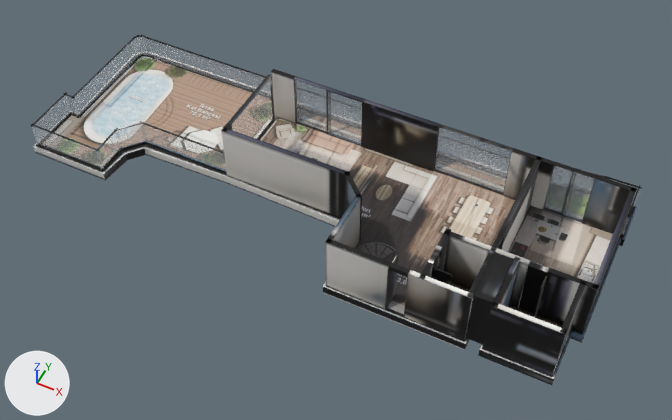
An edit to the glTF model akasya-3d/kent-56/model.glb, drawn before and after from the same camera.
Before and after are seen from a camera (50 mm lens) standing at (11.0, -20.7, 24.8) and looking at (1.0, -0.8, -0.1). The axes (+X, +Y, +Z) are drawn at lower left. The lights are the same throughout. The picture after the commit comes second. Where no turn or scale is listed for an object, it has been applied to the vertices. Vertices at exactly the same position are counted once.

The scene before the commit, as lines of its bpy script (objects in view):
```python
me_mesh_0 = bpy.data.meshes.new('Mesh_0')
me_mesh_0.from_pydata(...)  # 1994 vertices, 3588 faces; spans x 0.0..21.3, y -8.4..0.0, z 0.0..2.6
me_mesh_0.materials.append(mat_baked)
me_mesh_16 = bpy.data.meshes.new('Mesh_16')
me_mesh_16.from_pydata(...)  # a box spanning x 0.16..0.17, y -7.32..-5.21, z 0.36..1.36
me_mesh_16.materials.append(mat_glass_rt)  # white #edf3f9
me_mesh_6 = bpy.data.meshes.new('Mesh_6')
me_mesh_6.from_pydata(...)  # 8 vertices, 12 faces; spans x 3.63..7.53, y -5.32..-5.31, z 0.36..1.36
me_mesh_6.materials.append(mat_glass_rt)  # white #edf3f9
ob_mesh_0 = bpy.data.objects.new('Mesh_0', me_mesh_0)
ob_mesh_0.location = (-10.66, 4.28, -0.36)
ob_mesh_16 = bpy.data.objects.new('Mesh_16', me_mesh_16)
ob_mesh_16.location = (-10.66, 4.28, -0.36)
ob_mesh_6 = bpy.data.objects.new('Mesh_6', me_mesh_6)
ob_mesh_6.location = (-10.66, 4.28, -0.36)
# also in view: 'Mesh_18' at (-3.2, 0.8, 1.1); 'Mesh_3' at (-1.8, 3.3, 0.5); 'Mesh_20' at (4.8, 2.5, 1.1); 'Mesh_15' at (-10.1, 1.0, 0.5); 'Mesh_21' at (8.4, 2.5, 1.1)
```
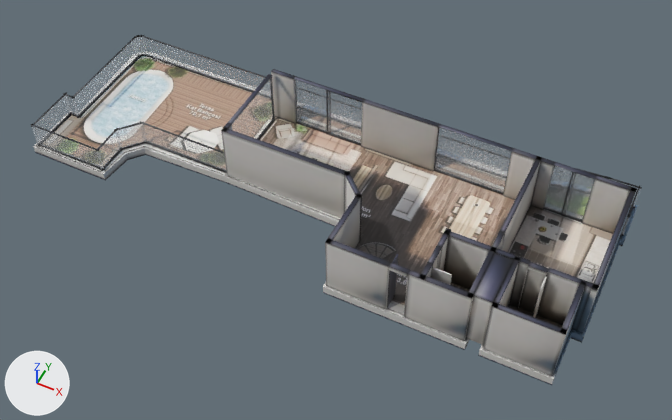
Boxes (x1, y1, x2, y2) around the edits, measured in the pictures (672 x 420 px):
part 1 of me_mesh_0, reshaped: before (145, 146, 637, 350); after (145, 146, 634, 307)
part 2 of me_mesh_0, surface changed: (31, 72, 636, 384) in both

Edits to the bpy script that builds the scene:
```text
Change me_mesh_0:
    used by ob_mesh_0; location = (-10.66, 4.28, -0.36)
    remove me_mesh_0.from_pydata(...)  # 1994 vertices, 3588 faces; spans x 0.0..21.3, y -8.4..0.0, z 0.0..2.6
    add me_mesh_0.from_pydata(...)  # 1764 vertices, 3128 faces; spans x 0.0..21.3, y -8.4..0.0, z 0.0..2.6
    me_mesh_0 part 1: 10 vertices moved within x 7.5..21.1, y -6.3..-1.7, z 0.3..0.4; 230 vertices removed from x 7.5..21.1, y -8.4..-1.6, z 0.0..0.4
    me_mesh_0 part 2: 1096 kept faces spanning x 0.0..21.3, y -8.4..-0.1, z 0.0..2.6 get new texture (UV) coordinates
```
